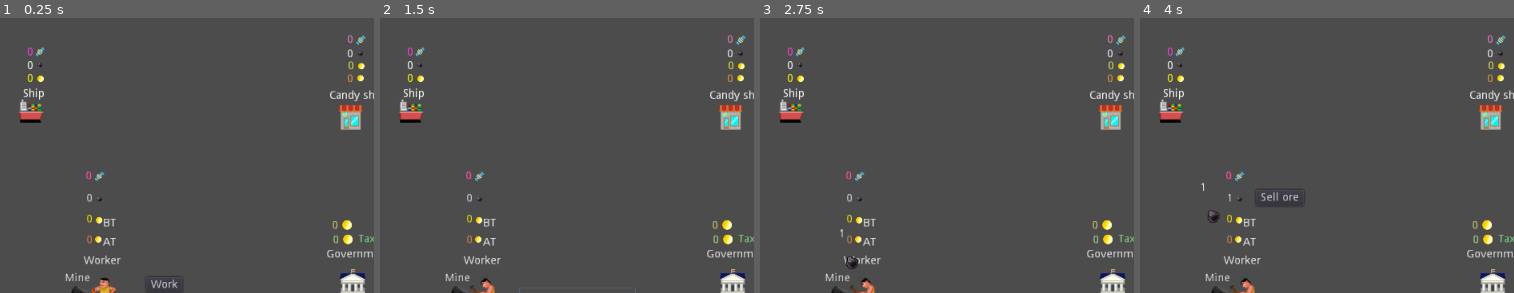
Above: before the commit, frames 1-4 (left to right).
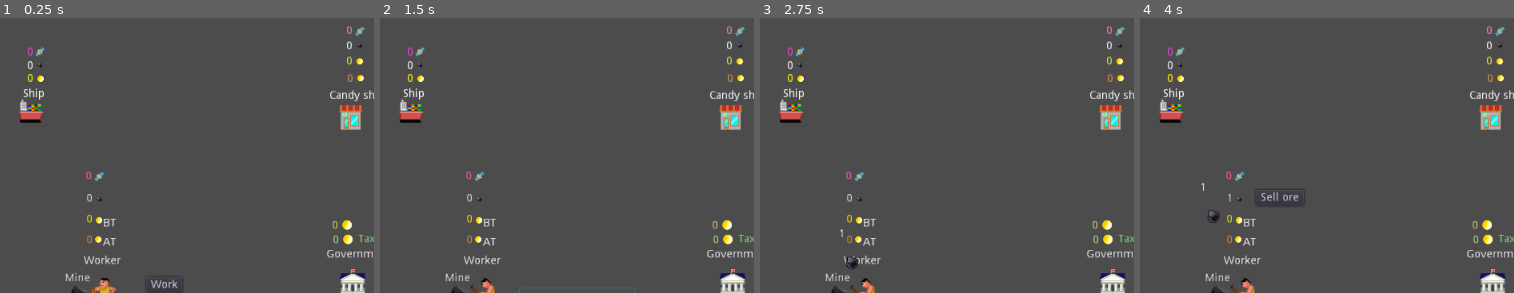
Above: after the commit, the same moments.

Repository: carlostgit/taxes
Game: Godot game, scene res://Control.tscn
Same seed, same stepped clock (60 frames per second), same inputs: the game is played once before the commit and once after it.
Inputs:
- Up to frame 1 (0.25 s): no input
- Up to frame 2 (1.5 s): click "Work" at 0.5 s; click "Auto work" at 1.25 s
- Up to frame 3 (2.75 s): click "Sell ore" at 2 s
- Up to frame 4 (4 s): click "Automatic mode" at 2.75 s; click "Tax labour only" at 3.5 s
The pictures show only the part of the screen within x 8-58%, y 42-92%; the shares and areas given below are measured in that part.

The runs differ from the first frame. In frame 1, 0.4% of the frame differs, in the area x 92-98%, y 2-19%; in frame 2, 0.4%; in frame 3, 0.4%; in frame 4, 0.4%.

Commit message:
Añado la compra de caramelos desde la tienda

Diff:
--- a/Node2D.tscn
+++ b/Node2D.tscn
@@ -173,7 +173,7 @@
 position = Vector2( 3.53555, 3.53554 )
 shape = SubResource( 1 )
 
-[node name="Label_label" type="Label" parent="ship"]
+[node name="Label_candy" type="Label" parent="ship"]
 margin_left = -62.9498
 margin_top = -77.1716
 margin_right = 5.05024
@@ -182,7 +182,7 @@
 text = "0"
 align = 2
 
-[node name="TextureRect" type="TextureRect" parent="ship/Label_label"]
+[node name="TextureRect" type="TextureRect" parent="ship/Label_candy"]
 margin_left = 70.1251
 margin_top = -3.05176e-005
 margin_right = 134.125
@@ -255,6 +255,7 @@
 position = Vector2( 526.523, 417.203 )
 script = ExtResource( 13 )
 _government = NodePath("../StaticBody2D_government")
+_ship = NodePath("../ship")
 
 [node name="CollisionShape2D" type="CollisionShape2D" parent="StaticBody2D_shop"]
 position = Vector2( -1.55388, 10.4965 )
@@ -265,10 +266,10 @@
 texture = ExtResource( 14 )
 
 [node name="Label_money" type="Label" parent="StaticBody2D_shop"]
-margin_left = -63.4142
-margin_top = -62.0
-margin_right = 3.58582
-margin_bottom = -48.0
+margin_left = -65.4142
+margin_top = -67.5
+margin_right = 1.58582
+margin_bottom = -53.5
 hint_tooltip = "Coins Before Tax"
 custom_colors/font_color = Color( 0.913725, 0.952941, 0.254902, 1 )
 text = "0"
@@ -284,10 +285,10 @@
 texture = ExtResource( 4 )
 
 [node name="Label_ore" type="Label" parent="StaticBody2D_shop"]
-margin_left = -31.9382
-margin_top = -77.2984
-margin_right = 4.06178
-margin_bottom = -63.2984
+margin_left = -33.4382
+margin_top = -86.7984
+margin_right = 2.56178
+margin_bottom = -72.7984
 text = "0"
 align = 2
 
@@ -301,10 +302,10 @@
 texture = ExtResource( 5 )
 
 [node name="Label_candy" type="Label" parent="StaticBody2D_shop"]
-margin_left = -64.3344
-margin_top = -95.0354
-margin_right = 3.66556
-margin_bottom = -81.0354
+margin_left = -65.3344
+margin_top = -106.035
+margin_right = 2.66556
+margin_bottom = -92.0354
 hint_tooltip = "Candies sold"
 custom_colors/font_color = Color( 0.988235, 0.509804, 0.811765, 1 )
 text = "0"
@@ -339,10 +340,10 @@
 texture = ExtResource( 4 )
 
 [node name="Button_pay_taxes" type="Button" parent="StaticBody2D_shop"]
-margin_left = 27.3664
-margin_top = -65.8594
-margin_right = 99.3664
-margin_bottom = -45.8594
+margin_left = 27.8664
+margin_top = -71.8594
+margin_right = 99.8664
+margin_bottom = -51.8594
 text = "Pay taxes"
 
 [node name="Timer" type="Timer" parent="StaticBody2D_shop"]
@@ -355,6 +356,7 @@
 text = "Candy shop"
 
 [node name="Control_prices" type="Control" parent="StaticBody2D_shop"]
+editor/display_folded = true
 margin_left = 22.3897
 margin_top = -238.446
 margin_right = 206.39
@@ -400,6 +402,13 @@
 margin_bottom = 51.1594
 rect_scale = Vector2( 2, 2 )
 text = "="
+
+[node name="Button_buy_candies" type="Button" parent="StaticBody2D_shop"]
+margin_left = 27.0001
+margin_top = -49.5002
+margin_right = 116.0
+margin_bottom = -29.5002
+text = "Buy candies"
 
 [node name="Node2D_Coin" parent="." instance=ExtResource( 15 )]
 visible = false
@@ -543,3 +552,4 @@
 [connection signal="body_entered" from="Area2D_mine" to="." method="_on_Area2D_mine_body_entered"]
 [connection signal="pressed" from="StaticBody2D_shop/Button_pay_taxes" to="StaticBody2D_shop" method="_on_Button_pay_taxes_pressed"]
 [connection signal="timeout" from="StaticBody2D_shop/Timer" to="StaticBody2D_shop" method="_on_Timer_timeout"]
+[connection signal="pressed" from="StaticBody2D_shop/Button_buy_candies" to="StaticBody2D_shop" method="_on_Button_buy_candies_pressed"]
--- a/StaticBody2D_shop.gd
+++ b/StaticBody2D_shop.gd
@@ -5,6 +5,8 @@
 # var b = "text"
 
 export (NodePath) var _government
+
+export (NodePath) var _ship
 
 export (bool) var _automatic_mode = false
 
@@ -29,6 +31,12 @@
 		$Button_pay_taxes.show()
 	else:
 		$Button_pay_taxes.hide()
+
+	if (get_after_taxes()>0.001):
+		$Button_buy_candies.show()
+	else:
+		$Button_buy_candies.hide()
+
 
 #	var price_before_taxes = price_after_taxes / (1-_tax_rate)
 	var price_before_taxes = 1.0 / (1-_tax_rate)
@@ -139,8 +147,8 @@
 func hit_candy(var value_arg, var origin_arg, var destiny_arg):
 	add_candy(value_arg)
 
-	call_deferred("send_money",value_arg,origin_arg)
-	add_after_taxes(-value_arg)
+#	call_deferred("send_money",value_arg,origin_arg)
+#	add_after_taxes(-value_arg)
 
 func send_money(var amount_arg, var destiny_node_arg):
 	if(amount_arg != 0):
@@ -177,6 +185,7 @@
 			add_money(-remaining_money)
 			add_after_taxes(remaining_money)
 
+
 func _on_Button_pay_taxes_pressed():
 	self.pay_taxes()
 
@@ -186,3 +195,20 @@
 func _on_Timer_timeout():
 	if (self._automatic_mode):
 		call_deferred("pay_taxes")
+		call_deferred("buy_candies")
+
+
+func buy_candies():
+	var after_taxes = get_after_taxes()
+	if (after_taxes>0.001):
+		var coin_gov = MyNode2D_moneyResource.instance()
+		self.get_parent().add_child(coin_gov)
+		coin_gov.set_origin_destiny(self,get_node(_ship))
+		coin_gov.set_value(after_taxes)
+		add_after_taxes(-after_taxes)
+
+
+
+func _on_Button_buy_candies_pressed():
+	call_deferred("buy_candies")
+#	pass # Replace with function body.
--- a/ship.gd
+++ b/ship.gd
@@ -5,6 +5,11 @@
 # var b = "text"
 
 const MyNode2D_moneyResource = preload("res://Node2D_Coin.tscn")
+const MyNode2D_candyResource = preload("res://Area2D_candy.tscn")
+
+var _money = 0.0
+var _ore = 0.0
+var _candy = 0.0
 
 # Called when the node enters the scene tree for the first time.
 func _ready():
@@ -15,12 +20,13 @@
 #	pass
 
 func set_money(var value_arg):
-	$Label_money.set_text(str(value_arg))
+	var value_arg_rounded = stepify(value_arg, 0.01)
+	$Label_money.set_text(str(value_arg_rounded))
+
+	self._money = value_arg
 
 func get_money():
-	var value_text = $Label_money.get_text()
-	var value = float(value_text)
-	return value
+	return self._money
 
 func add_money(var value_arg):
 	var value = get_money()
@@ -28,11 +34,10 @@
 
 func set_ore(var value_arg):
 	$Label_ore.set_text(str(value_arg))
+	self._ore	= value_arg
 
 func get_ore():
-	var value_text = $Label_ore.get_text()
-	var value = float(value_text)
-	return value
+	return self._ore
 
 func add_ore(var value_arg):
 	var value = get_ore()
@@ -42,6 +47,18 @@
 	add_ore(value_arg)
 	call_deferred("send_money",value_arg, origin_arg)
 
+func set_candy(var value_arg):
+	var value_rounded = stepify(value_arg,0.01)
+	$Label_candy.set_text(str(value_rounded))
+	self._candy = value_arg
+
+func get_candy():
+	return self._candy
+
+func add_candy(var value_arg):
+	var value = get_candy()
+	set_candy(value+value_arg)
+
 func send_money(var amount_arg, var destiny_node_arg):
 	if(amount_arg != 0):
 		var coin = MyNode2D_moneyResource.instance()
@@ -49,3 +66,14 @@
 		coin.set_origin_destiny(self,destiny_node_arg)
 		coin.set_value(amount_arg)
 		add_money(-amount_arg)
+
+func hit_money(var value_arg, var origin_arg, var destiny_arg):
+	add_money(value_arg)
+	call_deferred("send_candy",value_arg, origin_arg)
+
+func send_candy(var amount_arg, var destiny_node_arg):
+	var candy = MyNode2D_candyResource.instance()
+	self.get_parent().add_child(candy)
+	candy.set_origin_destiny(self,destiny_node_arg)
+	candy.set_value(amount_arg)
+	add_candy(-amount_arg)
